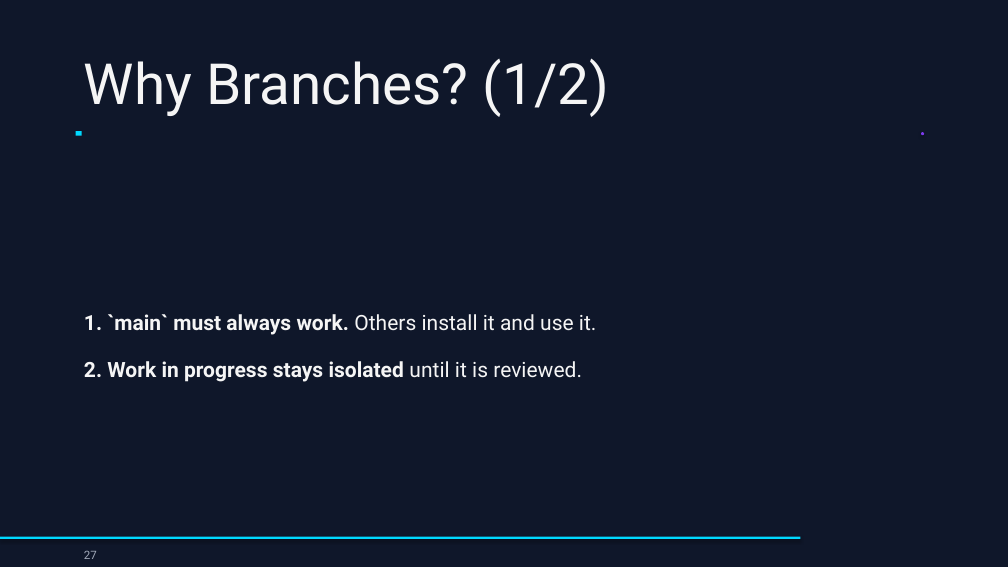
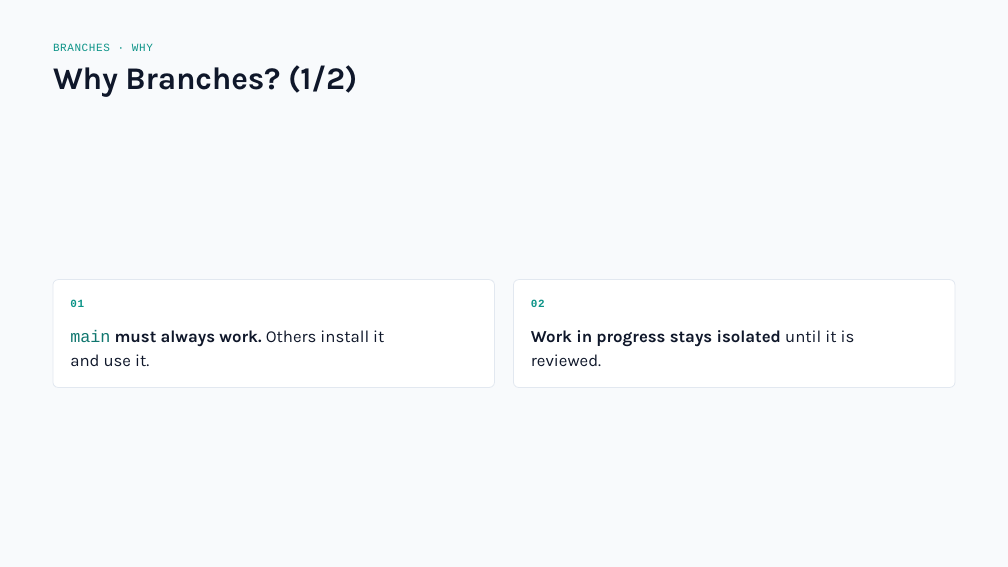
Before and after one commit to drweihungpan-lab/3R-teaching, a slide deck: slide 27 of materials/slides/session-2.pptx. Drawn at 1008x567 pixels with LibreOffice and Linux fonts; fonts in the diff are those of the drawing. Boxes give left, top, right and bottom in pixels: in the first picture for what was removed or moved away, otherwise in the second. Text is boxed around its words. In the diff, an @@ line names an element or a change of style, - is before the commit and + after.

```diff
--- a/materials/slides/session-2.pptx
+++ b/materials/slides/session-2.pptx
@@ background #0F172A to #F8FAFC @@
@@ text "Why Branches? (1/2)": place and size @@
-text "Why Branches? (1/2)" at (84, 58, 609, 117)
+text "Why Branches? (1/2)" at (53, 65, 357, 97)
@@ text "Why Branches? (1/2)" at (53, 65, 357, 97): size 54 to 30 pt, font Roboto to Karla, text colour #F5F5F5 to #0F172A, letter spacing 0 to -0.2 pt, bold on; line spacing 60pt to 37pt @@
@@ text added at (53, 44, 153, 51), 10.5 pt, text #0D9488 @@
+BRANCHES · WHY
@@ rectangle removed at (76, 131, 82, 135) @@
@@ ellipse removed at (921, 132, 924, 135) @@
@@ rounded rectangle added at (53, 280, 495, 388), fill #FFFFFF, outline #E2E8F0 0.75 pt @@
@@ text added at (70, 299, 84, 307), 10.5 pt, text #0D9488, bold @@
+01
@@ rounded rectangle added at (513, 280, 955, 388), fill #FFFFFF, outline #E2E8F0 0.75 pt @@
@@ text added at (531, 299, 545, 307), 10.5 pt, text #0D9488, bold @@
+02
@@ text at (70, 330, 384, 366): text changed; size 20 to 16 pt; font Roboto to Karla; text colour #F5F5F5 to #0F172A @@
-1. `main` must always work. Others install it and use it.
+main must always work. Others install it
+and use it.
@@ text at (531, 330, 855, 366): text changed; size 20 to 16 pt; font Roboto to Karla; text colour #F5F5F5 to #0F172A @@
-2. Work in progress stays isolated until it is reviewed.
+Work in progress stays isolated until it is
+reviewed.
@@ rectangle removed at (0, 537, 801, 539) @@
@@ text removed at (84, 551, 97, 559) @@
-27
```
Also in this commit, not shown: 33 other slides changed, 5 other files.
